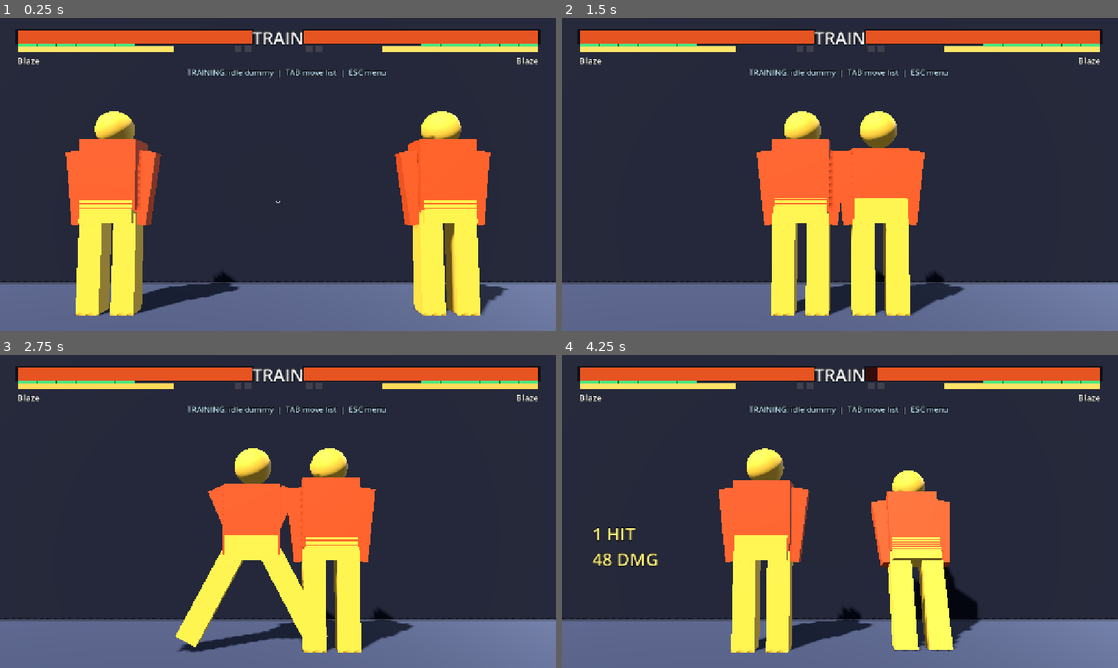
Above: before the commit, frames 1-4 (two rows, left to right).
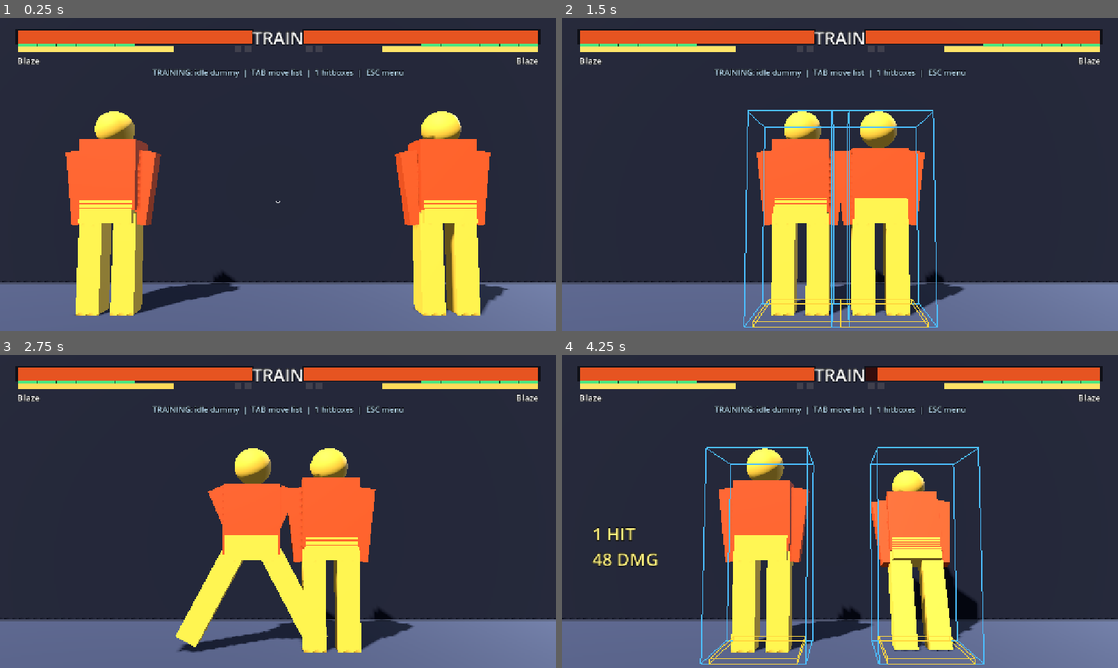
Above: after the commit, the same moments.

Repository: muji-wyh/FootisesGame3
Game: Godot game, scene res://scenes/match/Training.tscn
Same seed, same stepped clock (60 frames per second), same inputs: the game is played once before the commit and once after it. This scene is started directly instead of the project's main scene. Sound files missing from this copy of the repository are replaced by a short silence.
Inputs (mouse positions are in pixels of both pictures, inside the frame that each line leads up to):
- Up to frame 1 (0.25 s): no input
- Up to frame 2 (1.5 s): tap Enter at 0.5 s; move the mouse to (962, 158) at 0.52 s; hold D 0.53-1.25 s; tap 1 at 0.6 s; click (962, 158) at 0.67 s; drag from (728, 190) to (812, 237) at 1.27 s
- Up to frame 3 (2.75 s): move the mouse to (333, 442) at 2.02 s; hold D from 2.03 s (still down); tap 1 at 2.1 s
- Up to frame 4 (4.25 s): release D at 2.75 s; drag from (812, 574) to (673, 464) at 2.77 s; tap Space at 3.5 s; move the mouse to (1006, 558) at 3.52 s; hold A from 3.53 s (still down); tap I at 3.6 s; tap 1 at 3.8 s

The runs differ from the first frame. In frame 1, 0.6% of the frame differs, in the area x 27-73%, y 16-20%; in frame 2, 2.4%; in frame 3, 0.6%; in frame 4, 2.6%, in the area x 24-76%, y 16-99%.

Commit message:
Add a hitbox viewer to training, toggled with 1
Tuning Blaze's boxes meant reading numbers out of blaze.gd and reasoning about
geometry in my head, because nothing drew them. Press 1 in training to overlay
all three box kinds at once, colour-coded:

  red    hitboxes (and projectile boxes)
  blue   hurtboxes
  yellow pushboxes

One ImmediateMesh wireframe rebuilt each tick from the very AABBs the
simulation collides with (Fighter.hurtboxes / active_hitbox / PUSHBOX_HALF,
Projectile.aabb), so the overlay cannot drift out of sync with what actually
hits. Unshaded with no_depth_test so boxes read through the models. Nothing is
drawn -- not even rebuilt -- while it is hidden, which is the default.

Key 1 is handled directly in _unhandled_input rather than through an InputMap
action: it is a training-only debug view, so it does not need to be rebindable
or to exist in the shared map.

The test asserts the drawn geometry encloses both fighters' live hurtboxes and
the attacker's active hitbox -- a viewer that lies about box positions would
send tuning in the wrong direction, so "it drew something" is not enough.

633 passed, 0 failed. Verified in the Web build: cyan hurtbox pixels 3340 with
the overlay on, 0 with it off.

Co-authored-by: Copilot <223556219+Copilot@users.noreply.github.com>

Diff:
--- a/scripts/match/TrainingScene.gd
+++ b/scripts/match/TrainingScene.gd
@@ -8,9 +8,19 @@
 const HP_RECOVERY_DELAY_TICKS := 90
 const HP_RECOVERY_PER_TICK := 12
 
+## Wireframe box overlay (toggled with 1). Endpoint indices of an AABB pair up so that the
+## 12 edges are the pairs differing in exactly one axis bit: 4 = x, 2 = y, 1 = z.
+const BOX_EDGES := [0, 1, 2, 3, 4, 5, 6, 7, 0, 2, 1, 3, 4, 6, 5, 7, 0, 4, 1, 5, 2, 6, 3, 7]
+const BOX_HURT_COLOR := Color(0.3, 0.75, 1.0)
+const BOX_HIT_COLOR := Color(1.0, 0.28, 0.28)
+const BOX_PUSH_COLOR := Color(1.0, 0.85, 0.25)
+
 var _reset_timer: int = 0
 var _hp_recovery_timers := [0, 0]
 var _training_overlay: CanvasLayer
+var _box_view: MeshInstance3D
+var _box_mesh: ImmediateMesh
+var _box_material: StandardMaterial3D
 var _built: bool = false
 
 func _ready() -> void:
@@ -63,6 +73,7 @@
 	audio.start_bgm()
 
 	_build_training_overlay()
+	_build_box_view()
 	_refill_training_resources()
 
 func _physics_process(delta: float) -> void:
@@ -83,6 +94,8 @@
 	Engine.time_scale = _slowmo.scale
 	_refill_training_resources()
 	_recover_training_hp()
+	if _box_view.visible:
+		_draw_boxes()
 
 func _on_training_ko(_loser_side: int) -> void:
 	pass
@@ -130,12 +143,65 @@
 	_training_overlay = CanvasLayer.new()
 	add_child(_training_overlay)
 	var label := Label.new()
-	label.position = Vector2(430, 112)
-	label.size = Vector2(420, 48)
+	label.position = Vector2(330, 112)
+	label.size = Vector2(620, 48)
 	label.horizontal_alignment = HORIZONTAL_ALIGNMENT_CENTER
 	label.add_theme_font_size_override("font_size", 18)
 	label.add_theme_color_override("font_color", Color(0.76, 0.9, 1.0))
 	label.add_theme_color_override("font_outline_color", Color.BLACK)
 	label.add_theme_constant_override("outline_size", 5)
-	label.text = "TRAINING: idle dummy  |  TAB move list  |  ESC menu"
+	label.text = "TRAINING: idle dummy  |  TAB move list  |  1 hitboxes  |  ESC menu"
 	_training_overlay.add_child(label)
+
+# --- hitbox viewer ---------------------------------------------------------
+# Drawn from the same AABBs the simulation collides with (Fighter.hurtboxes /
+# active_hitbox / PUSHBOX_HALF, Projectile.aabb), so what is on screen is what hits.
+
+func _build_box_view() -> void:
+	_box_material = StandardMaterial3D.new()
+	_box_material.shading_mode = BaseMaterial3D.SHADING_MODE_UNSHADED
+	_box_material.vertex_color_use_as_albedo = true
+	_box_material.no_depth_test = true   # boxes stay readable through the fighter models
+	_box_mesh = ImmediateMesh.new()
+	_box_view = MeshInstance3D.new()
+	_box_view.name = "BoxView"
+	_box_view.mesh = _box_mesh
+	_box_view.cast_shadow = GeometryInstance3D.SHADOW_CASTING_SETTING_OFF
+	_box_view.visible = false
+	add_child(_box_view)
+
+func toggle_box_view() -> void:
+	_box_view.visible = not _box_view.visible
+	if _box_view.visible:
+		_draw_boxes()
+	else:
+		_box_mesh.clear_surfaces()
+
+func is_box_view_visible() -> bool:
+	return _box_view != null and _box_view.visible
+
+func _draw_boxes() -> void:
+	_box_mesh.clear_surfaces()
+	_box_mesh.surface_begin(Mesh.PRIMITIVE_LINES, _box_material)
+	for f in arena.fighters:
+		for hurt in f.hurtboxes():
+			_add_box(hurt, BOX_HURT_COLOR)
+		var hit := f.active_hitbox()
+		if hit.size != Vector3.ZERO:
+			_add_box(hit, BOX_HIT_COLOR)
+		var half := Fighter.PUSHBOX_HALF
+		_add_box(AABB(f.position - Vector3(half, 0.0, half), Vector3(half * 2.0, 0.04, half * 2.0)), BOX_PUSH_COLOR)
+	for p in arena.projectiles:
+		_add_box(p.aabb(), BOX_HIT_COLOR)
+	_box_mesh.surface_end()
+
+func _add_box(box: AABB, color: Color) -> void:
+	_box_mesh.surface_set_color(color)
+	for i in BOX_EDGES:
+		_box_mesh.surface_add_vertex(box.get_endpoint(i))
+
+func _unhandled_input(event: InputEvent) -> void:
+	if event is InputEventKey and event.pressed and not event.echo and event.keycode == KEY_1:
+		toggle_box_view()
+		return
+	super._unhandled_input(event)
--- a/tools/run_tests.gd
+++ b/tools/run_tests.gd
@@ -862,6 +862,25 @@
 	_check("training resources stay full", scene.f1.meter == scene.f1.character.max_meter and scene.f1.drive == scene.f1.character.max_drive)
 	scene.f2.combo_changed.emit(2, 99)
 	_check("training combo HUD updates live", scene.hud._combo_label[0].text.contains("2 HITS") and scene.hud._combo_label[0].modulate.a > 0.9)
+	# Hitbox viewer (1): it has to draw the very AABBs the simulation collides with, otherwise
+	# it is worse than useless -- a viewer that lies sends tuning in the wrong direction.
+	_check("training hitbox viewer starts hidden", not scene.is_box_view_visible())
+	scene.f1._start_move(scene.f1.character.get_move("st_hp"))
+	while not scene.f1.has_active_hitbox():
+		scene._physics_process(DELTA)
+	scene.toggle_box_view()
+	_check("training hitbox viewer draws when toggled on",
+		scene.is_box_view_visible() and scene._box_mesh.get_surface_count() == 1)
+	var drawn_verts: PackedVector3Array = scene._box_mesh.surface_get_arrays(0)[Mesh.ARRAY_VERTEX]
+	var drawn := AABB(drawn_verts[0], Vector3.ZERO)
+	for v in drawn_verts:
+		drawn = drawn.expand(v)
+	_check("training hitbox viewer covers the live hurtboxes and hitbox",
+		drawn.encloses(scene.f1.hurtboxes()[0]) and drawn.encloses(scene.f2.hurtboxes()[0])
+		and drawn.encloses(scene.f1.active_hitbox()))
+	scene.toggle_box_view()
+	_check("training hitbox viewer clears when toggled off",
+		not scene.is_box_view_visible() and scene._box_mesh.get_surface_count() == 0)
 	scene.f1.state = Fighter.State.GREEN_RUSH
 	scene.f1.green_rush_timer = Fighter.GREEN_RUSH_MODE_TICKS
 	scene.f1.state_frame = 0
